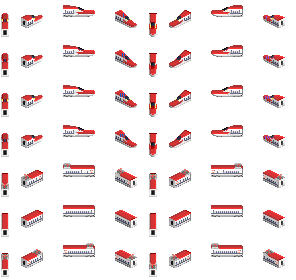
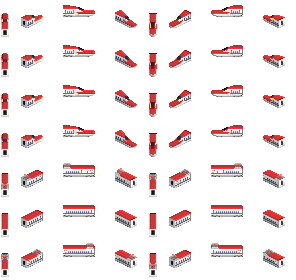
Comparing the layer stacks of the two 296 × 280 images. Changes:
hid "ID" over [120, 13, 270, 139]
